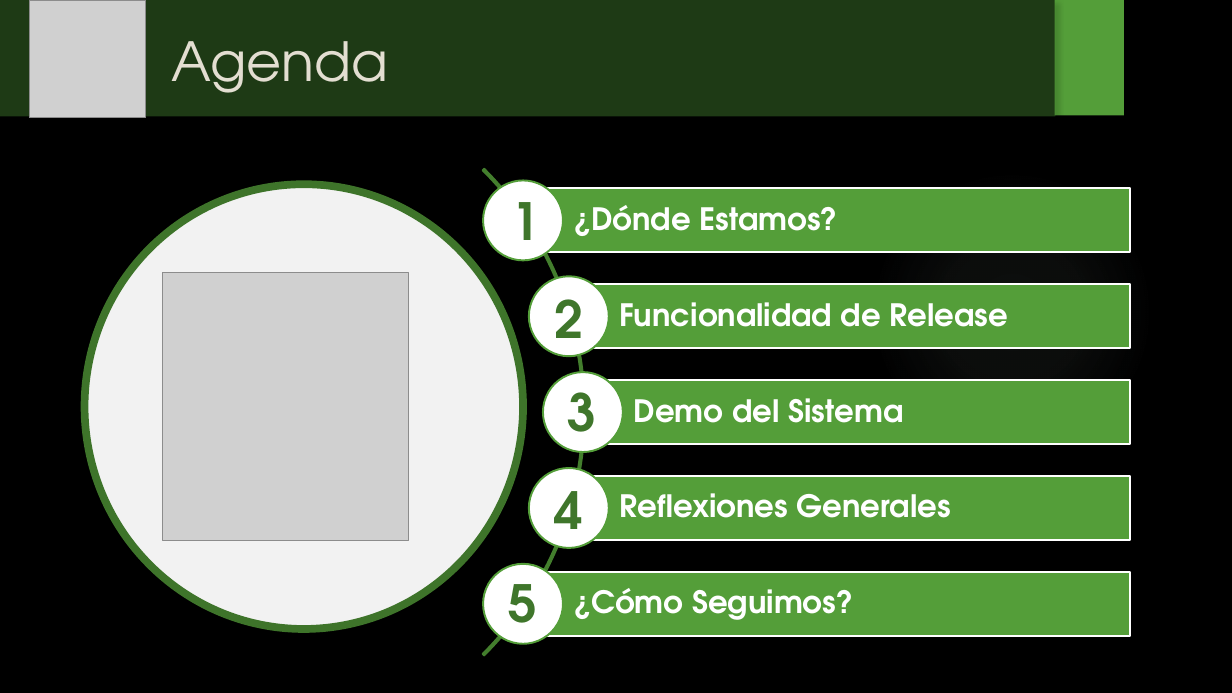
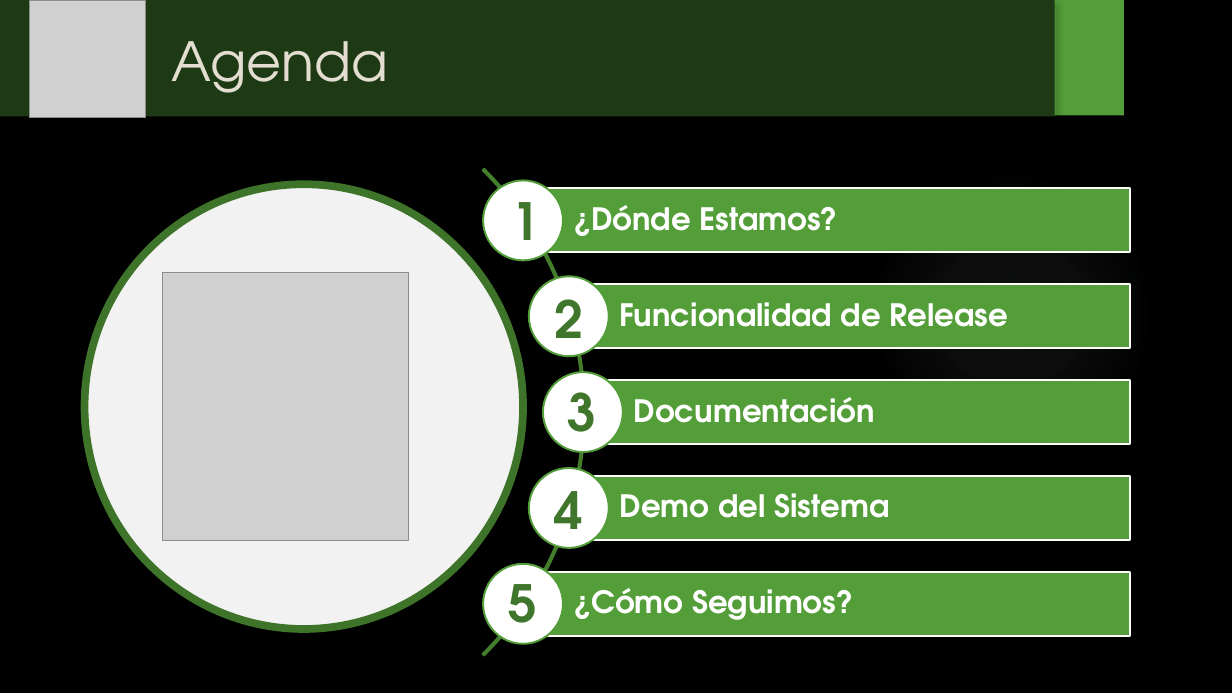
Before and after one commit to fallemand/quegolazo, a slide deck: slide 3 of Documentacion/Presentación Regularidad/Presentación Regularidad.pptx. Drawn at 1232x693 pixels with LibreOffice and Linux fonts; fonts in the diff are those of the drawing; grey boxes stand for pictures; background and template pictures are left out. Boxes give left, top, right and bottom in pixels: in the first picture for what was removed or moved away, otherwise in the second. Text is boxed around its words. In the diff, an @@ line names an element or a change of style, - is before the commit and + after.

```diff
--- a/Documentacion/Presentación Regularidad/Presentación Regularidad.pptx
+++ b/Documentacion/Presentación Regularidad/Presentación Regularidad.pptx
@@ text added at box(634, 397, 875, 423), 24 pt, text #FFFFFF, bold @@
+Documentación
@@ text "Demo del Sistema": place and size @@
-text "Demo del Sistema" at box(634, 398, 903, 423)
+text "Demo del Sistema" at box(620, 493, 889, 518)
@@ text removed at box(620, 493, 951, 518) @@
-Reflexiones Generales
```
Also in this commit, not shown: 2 other slides changed, 3 slides added, 1 slide removed, 33 other files.
